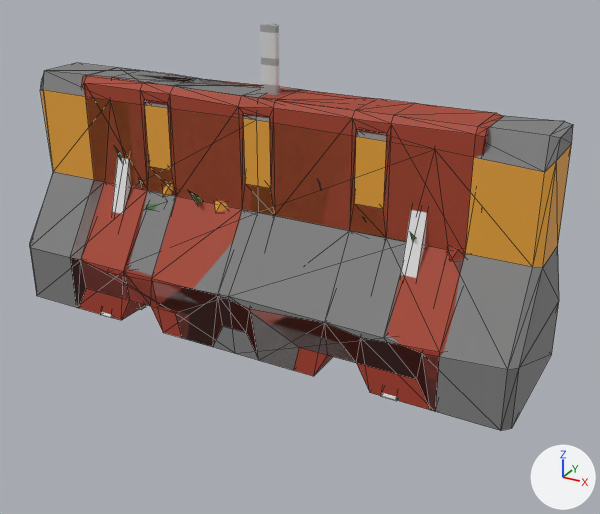
The glTF model assets/objects/dividers.glb, before and after one commit.
Rendered twice from a 50 mm lens placed at (1.68, -2.82, 1.75), pointed at (0.15, -0.05, 0.36). The lights are fixed; the arrows at lower right show +X, +Y and +Z. Mesh edges are drawn as thin lines on the coarser meshes. Vertices at the same position are counted once.

In view in the first picture: 'barricade', 'bollard', 'jersey-barrier-concrete', 'jersey-barrier-plastic', 'planter-box'.
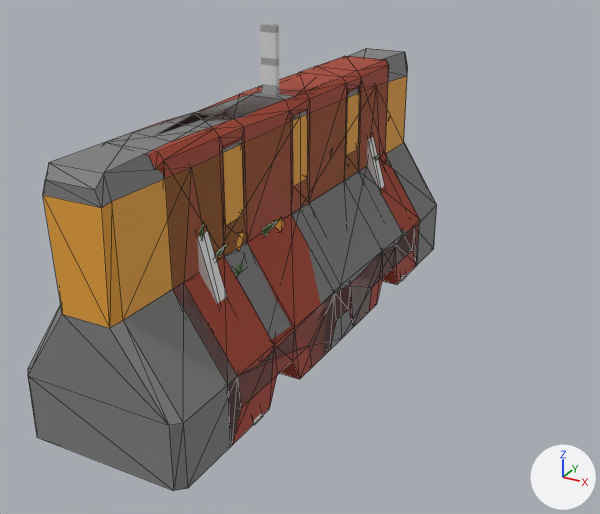
The edits, one by one:
me_planter_box has 511 vertices, 808 faces and spans x -1.02..0.94, y -0.2..0.16, z 0.0..0.74.
me_planter_box is used by ob_planter_box; location (0.0, 0.0, 0.0).
me_planter_box part 1: the whole mesh is turned 90 degrees about the z axis through the mesh origin.
me_barricade has 146 vertices, 262 faces and spans x -0.717..0.717, y -0.332..0.332, z 0.0..0.983.
me_barricade is used by ob_barricade; location (0.0, 0.0, 0.0).
me_barricade part 2: the whole mesh is turned 90 degrees about the z axis through its middle.
me_jersey_barrier_concrete has 106 vertices, 208 faces and spans x -1.15..1.15, y -0.33..0.33, z 0.0..1.02.
me_jersey_barrier_concrete is used by ob_jersey_barrier_concrete; location (0.0, 0.0, 0.0).
me_jersey_barrier_concrete part 3: the whole mesh is turned 90 degrees about the z axis through its middle.
me_jersey_barrier_plastic has 184 vertices, 364 faces and spans x -0.9..0.9, y -0.33..0.33, z 0.0..1.02.
me_jersey_barrier_plastic is used by ob_jersey_barrier_plastic; location (0.0, 0.0, 0.0).
me_jersey_barrier_plastic part 4: the whole mesh is turned 90 degrees about the z axis through its middle.
Object 'planter-box' (ob_planter_box) moves from (0.0, 0.0, 0.0) to (0.001, -0.001, 0.0).
Object 'barricade' (ob_barricade) moves from (0.0, 0.0, 0.0) to (0.001, -0.001, 0.0).
Object 'jersey-barrier-concrete' (ob_jersey_barrier_concrete) moves from (0.0, 0.0, 0.0) to (0.001, -0.001, 0.0).
Object 'jersey-barrier-plastic' (ob_jersey_barrier_plastic) moves from (0.0, 0.0, 0.0) to (0.001, -0.001, 0.0).

Pixel boxes [x1, y1, x2, y2] of what changed, in the pictures (600 x 514 px):
'jersey-barrier-concrete', mesh turned, moved
    before: [30, 63, 573, 431]
    after: [28, 48, 437, 491]
'jersey-barrier-plastic', mesh turned, moved
    before: [70, 69, 503, 410]
    after: [113, 56, 420, 447]
'barricade', mesh turned, moved
    before: [101, 157, 427, 401]
    after: [197, 137, 406, 425]
'planter-box', mesh turned, moved
    before: [114, 147, 466, 261]
    after: [199, 148, 387, 276]
